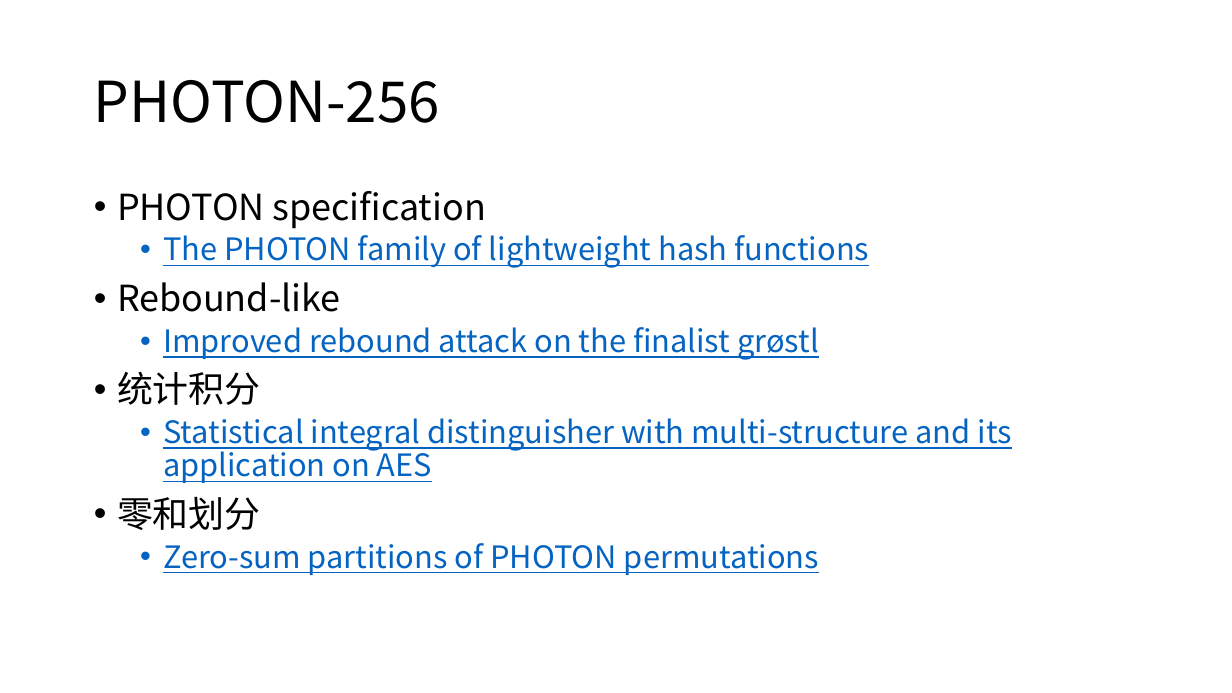
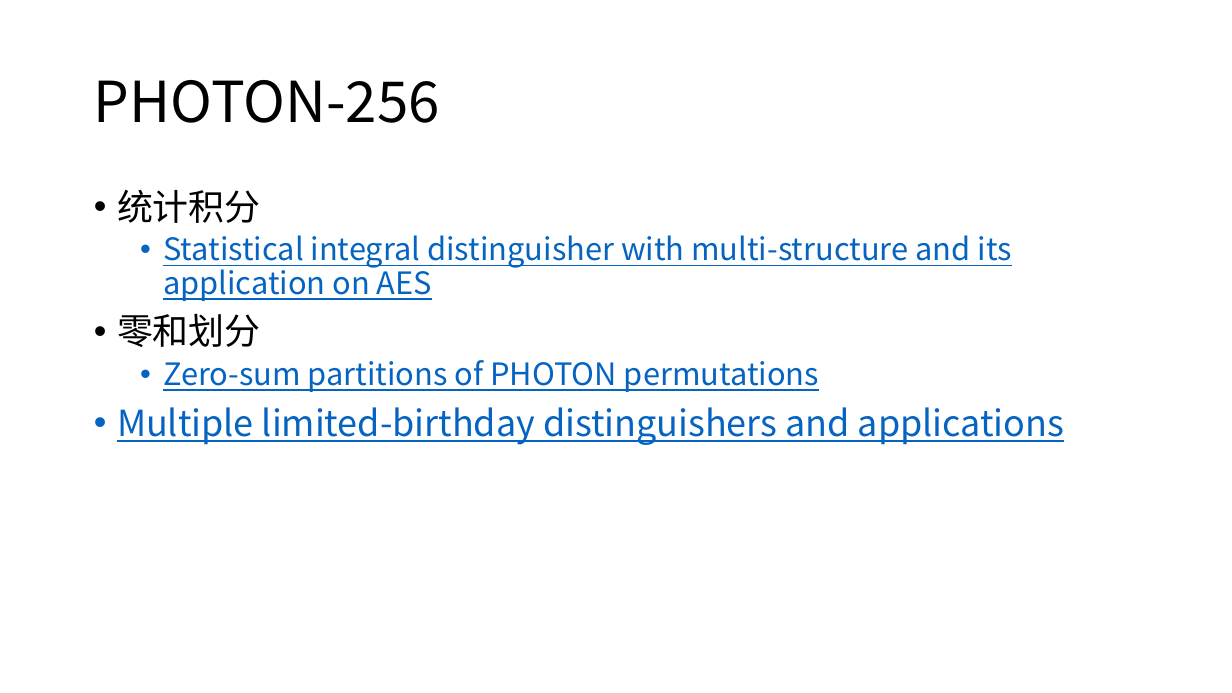
Before and after one commit to dtykira/LWC_finalists, a slide deck: slide 42 of round3.pptx (slide 6 before the commit). Drawn at 1232x693 pixels with LibreOffice and Linux fonts; fonts in the diff are those of the drawing. Boxes give left, top, right and bottom in pixels: in the first picture for what was removed or moved away, otherwise in the second. Text is boxed around its words. In the diff, an @@ line names an element or a change of style, - is before the commit and + after.

```diff
--- a/round3.pptx
+++ b/round3.pptx
@@ text at box(117, 191, 869, 360): paragraphs removed @@
-• PHOTON specification
-  • The PHOTON family of lightweight hash functions
-• Rebound-like
-  • Improved rebound attack on the finalist grøstl
@@ text at box(117, 407, 1064, 445): paragraph added @@
+• Multiple limited-birthday distinguishers and applications
```
Also in this commit, not shown: 24 other slides changed, 6 slides added, 10 slides removed, 3 other files.
